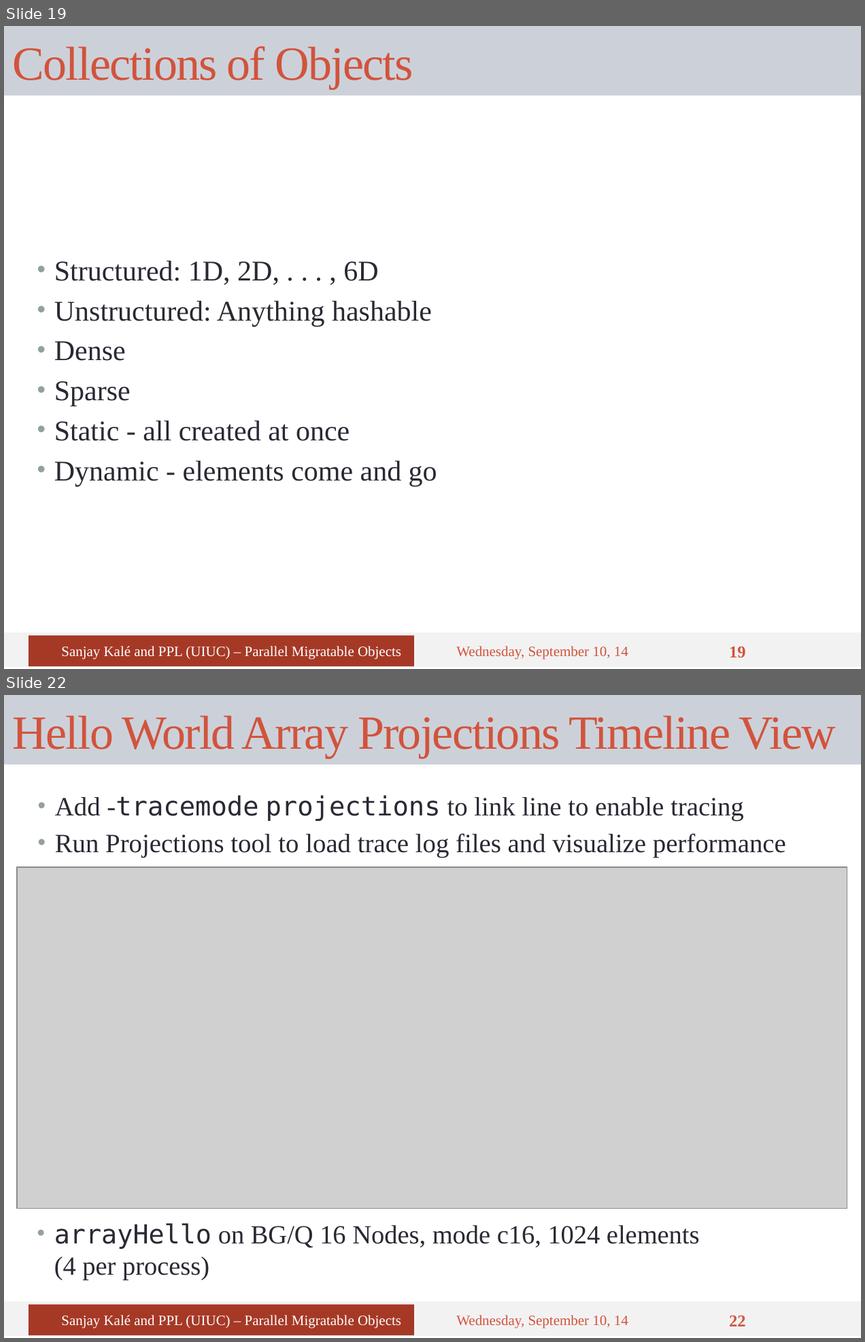
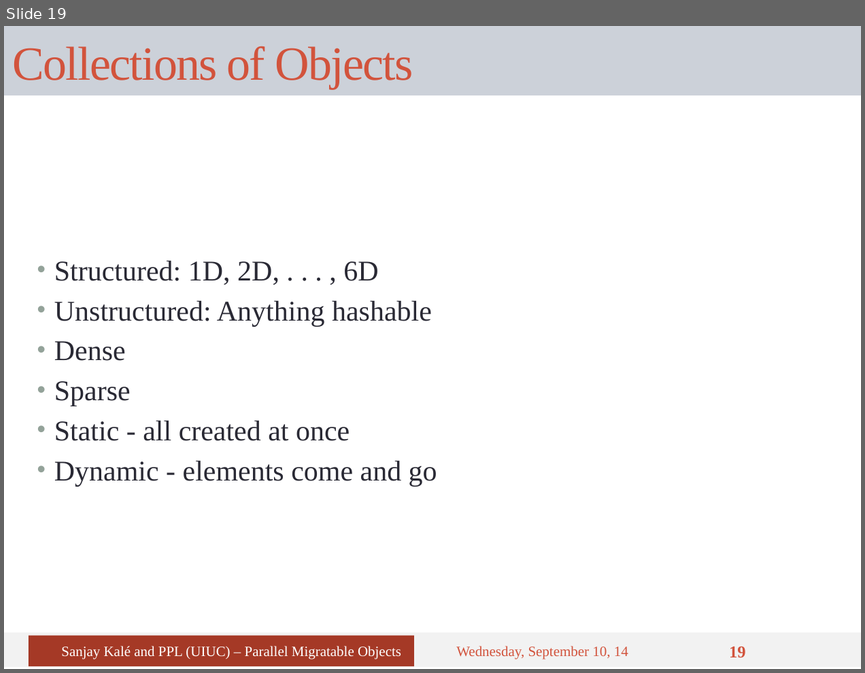
Before and after one commit to UIUC-PPL/charm_tutorial, a slide deck: tutorial-04-charm_basics.pptx. Shown one above the other, each under a label of ours: slides 19 and 22 before the commit, slide 19 after it; the slides between them are not shown. The pictures are 865x1342 and 865x673 pixels, drawn with LibreOffice and Linux fonts; fonts in the diff are those of the drawing; grey boxes stand for pictures. Boxes give left, top, right and bottom in pixels: in the first picture for what was removed or moved away, otherwise in the second. Text is boxed around its words. In the diff, an @@ line names an element or a change of style, - is before the commit and + after.

```diff
--- a/tutorial-04-charm_basics.pptx
+++ b/tutorial-04-charm_basics.pptx
@@ slide 22 removed at [4, 695, 861, 1338], background #FFFFFF; not listed: 1 template element that a slide beside it also shows @@
@@ title removed at [4, 695, 861, 764] @@
-Hello World Array Projections Timeline View
@@ text removed at [55, 795, 786, 858] @@
-• Add -tracemode projections to link line to enable tracing
-• Run Projections tool to load trace log files and visualize performance
@@ picture removed at [17, 867, 847, 1208] @@
@@ text removed at [54, 1223, 700, 1280] @@
-• arrayHello on BG/Q 16 Nodes, mode c16, 1024 elements
-  (4 per process)
@@ rectangle removed at [29, 1304, 415, 1335] @@
-Sanjay Kalé and PPL (UIUC) – Parallel Migratable Objects
@@ text removed at [456, 1314, 628, 1328] @@
-Wednesday, September 10, 14
@@ page number removed at [729, 1315, 746, 1326] @@
-22
```
Also in this commit, not shown: 3 slides changed, 3 other slides removed, 10 other files.
